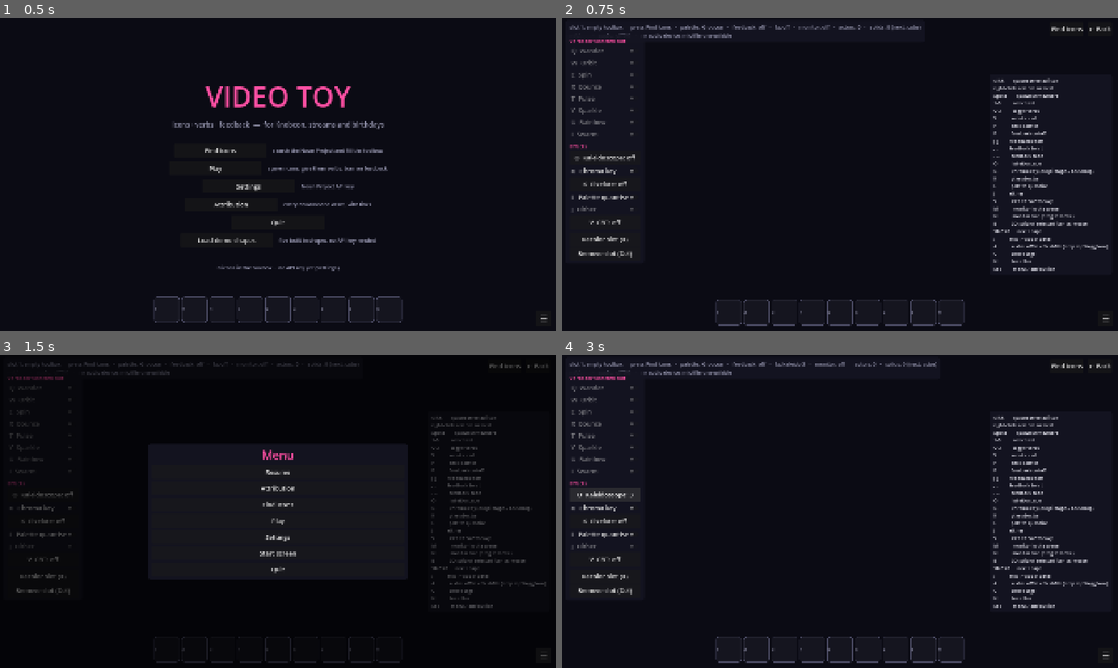
Above: before the commit, frames 1-4 (two rows, left to right).
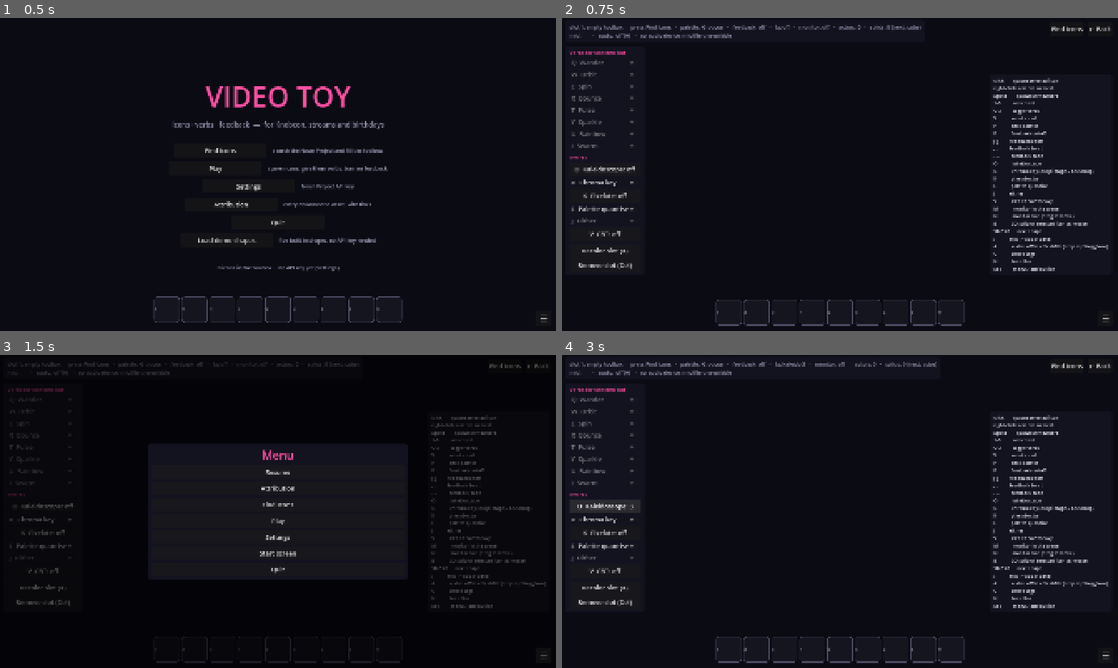
Above: after the commit, the same moments.

Repository: TheMutantFactory/video-toy
Game: Godot game, scene res://main.tscn
Same seed, same stepped clock (60 frames per second), same inputs: the game is played once before the commit and once after it.
Inputs:
- Up to frame 1 (0.5 s): no input
- Up to frame 2 (0.75 s): click "Play" at 0.5 s
- Up to frame 3 (1.5 s): click "☰" at 1.25 s
- Up to frame 4 (3 s): click "Play" at 2 s; click "O Kaleidoscope: off" at 2.75 s

Frame 1 is identical in both runs. In frame 2, 1.7% of the frame differs, in the area x 1-15%, y 5-81%; in frame 3, 0.9%; in frame 4, 1.7%.

Commit message:
Stage: verb card sits below the two-line HUD
Co-Authored-By: Claude Fable 5.1 <noreply@anthropic.com>

Diff:
--- a/src/stage_screen.gd
+++ b/src/stage_screen.gd
@@ -333,7 +333,7 @@
 
 	# Verb panel sits on a translucent card so it reads on light palettes too.
 	var card := PanelContainer.new()
-	card.position = Vector2(12, 56)
+	card.position = Vector2(12, 96)
 	add_child(card)
 	_verb_panel = VBoxContainer.new()
 	_verb_panel.add_theme_constant_override("separation", 2)
